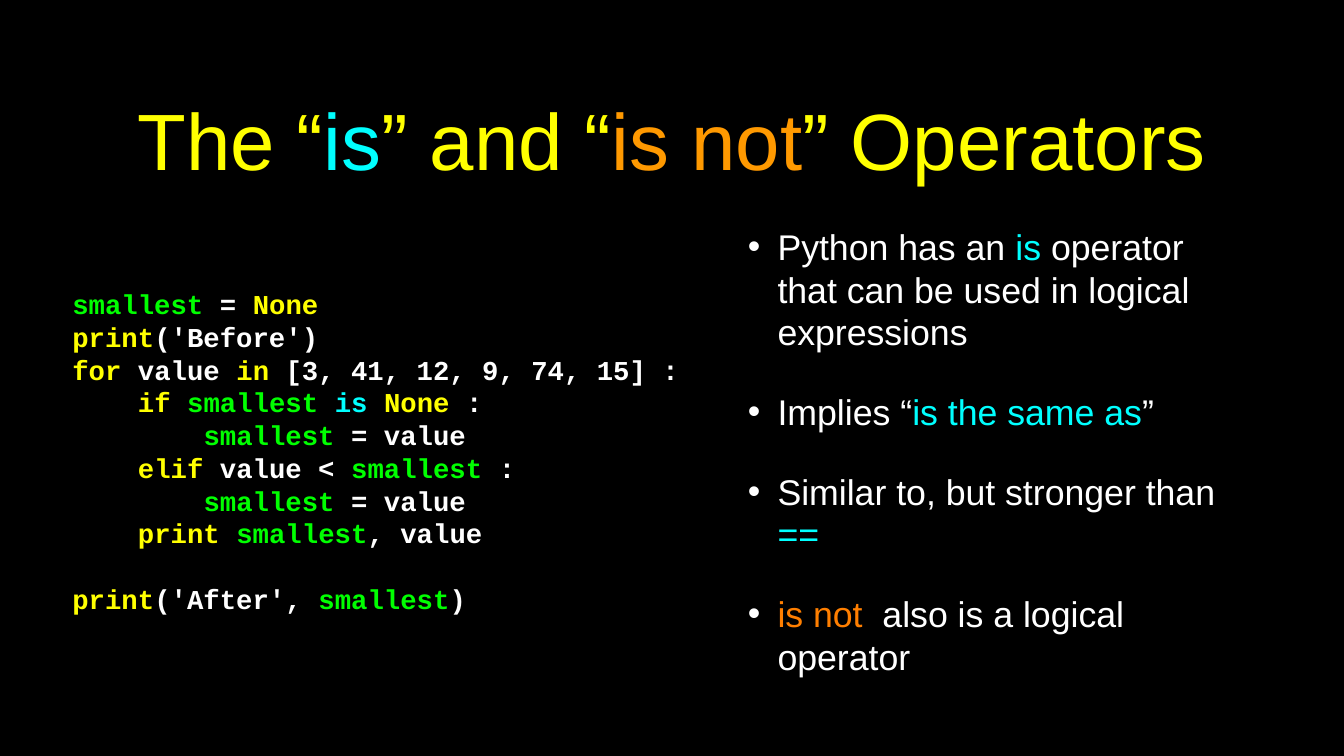
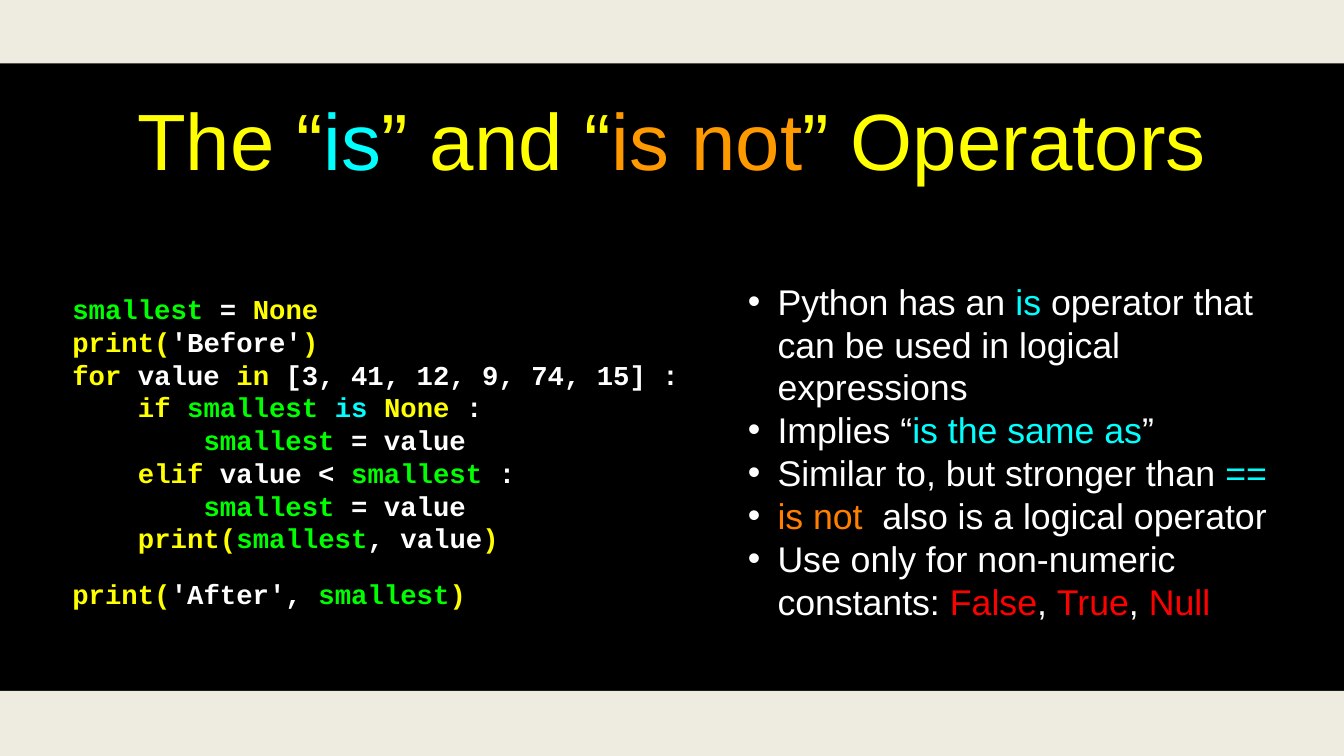
Before and after one commit to csev/py4e, a slide deck: slide 50 of lectures3/Pythonlearn-05-Iterations.pptx. Drawn at 1344x756 pixels with LibreOffice and Linux fonts; fonts in the diff are those of the drawing. Boxes give left, top, right and bottom in pixels: in the first picture for what was removed or moved away, otherwise in the second. Text is boxed around its words. In the diff, an @@ line names an element or a change of style, - is before the commit and + after.

```diff
--- a/lectures3/Pythonlearn-05-Iterations.pptx
+++ b/lectures3/Pythonlearn-05-Iterations.pptx
@@ rectangle added at box(0, 0, 1344, 63), fill #EEECE1 @@
@@ text at box(72, 333, 466, 610): text colour #FFFFFF to #FFFF00 in "print('Before')", "print('After', smallest)" @@
@@ text at box(778, 417, 1267, 536): less space between paragraphs @@
@@ text at box(138, 529, 498, 554): text changed @@
-print smallest, value
+print(smallest, value)
@@ text at box(778, 546, 1210, 620): paragraph added @@
+• Use only for non-numeric constants: False, True, Null
@@ rectangle at box(0, 691, 1344, 756): fill #000000 to #EEECE1 @@
```
Also in this commit, not shown: 51 other slides changed.
